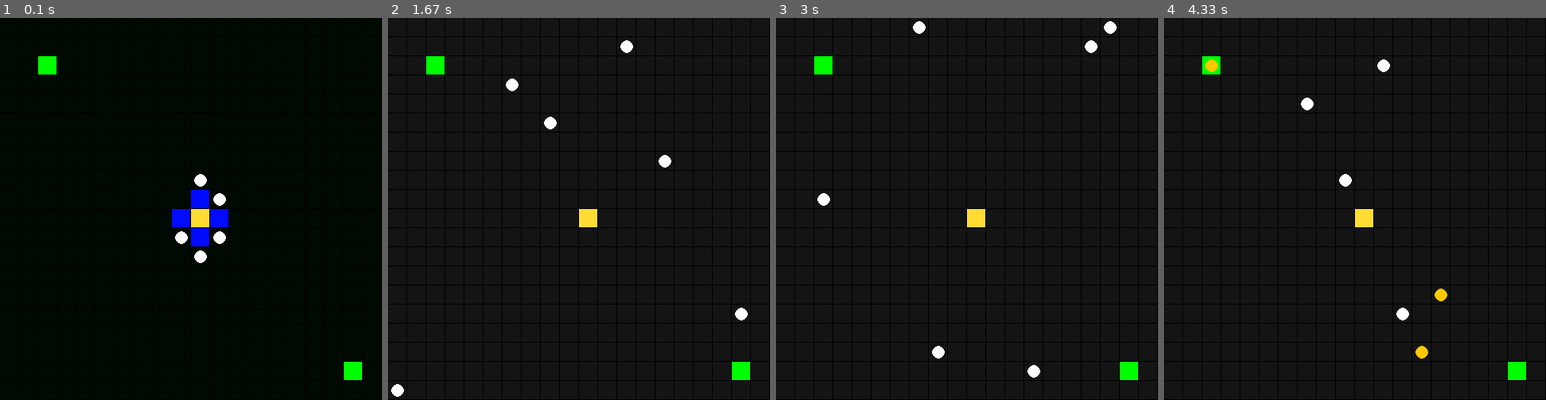
Above: before the commit, frames 1-4 (left to right).
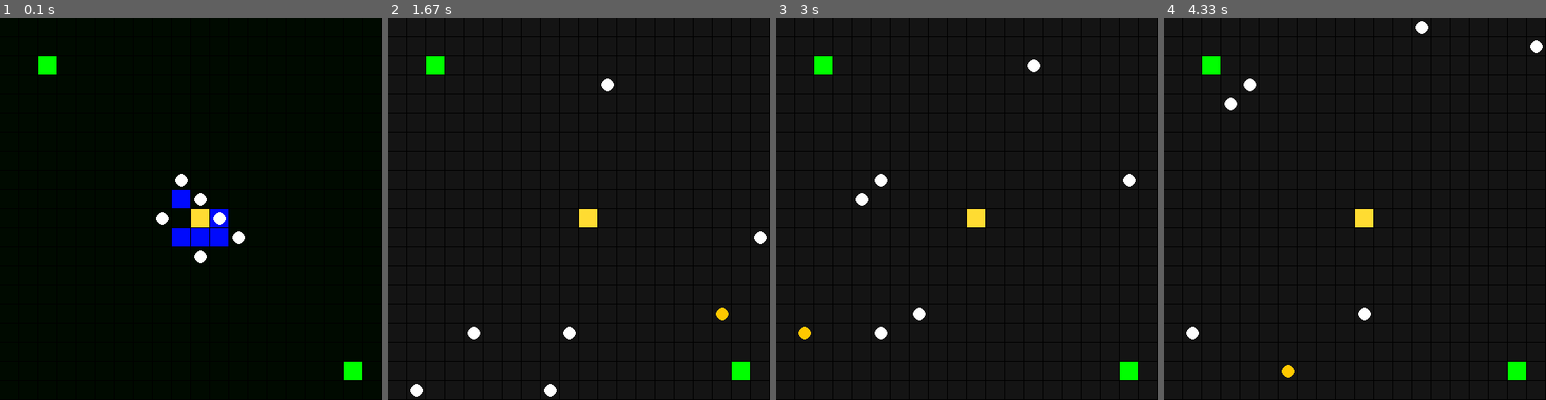
Above: after the commit, the same moments.

Repository: beratmutlu/ant-colony
Game: pygame game, started from main.py
Two runs of this game, one before a commit and one after it. Both use one fixed random seed, a clock stepped at 60 frames per second and the inputs below.
Inputs:
- Up to frame 1 (0.1 s): no input
- Up to frame 2 (1.67 s): tap D at 0.33 s; tap Enter at 0.67 s
- Up to frame 3 (3 s): tap Space at 2, 2.4, 2.7, 2.9 s
- Up to frame 4 (4.33 s): tap Space at 3.23, 3.53, 3.73, 4.03, 4.3 s

The runs differ from the first frame. In frame 1, 1.6% of the frame differs, in the area x 40-65%, y 40-60%; in frame 2, 1.1%; in frame 3, 1.1%; in frame 4, 1.1%.

Commit message:
feat: expand ant movement to 8-directional neighbourhood

Diff:
--- a/colony/agents/action.py
+++ b/colony/agents/action.py
@@ -8,10 +8,14 @@
     IDLE = 4
 
 class Direction(Enum):
-    NORTH = (0, -1)
+    NORTH = (0, 1)
+    NORTHEAST = (1, 1)
     EAST  = (1, 0)
-    SOUTH = (0, 1)
+    SOUTHEAST = (1, -1)
+    SOUTH = (0, -1)
+    SOUTHWEST = (-1, -1)
     WEST  = (-1, 0)
+    NORTHWEST = (-1, 1)
 
     def apply(self, pos: tuple[int, int]) -> tuple[int, int]:
         return pos[0] + self.value[0], pos[1] + self.value[1]
